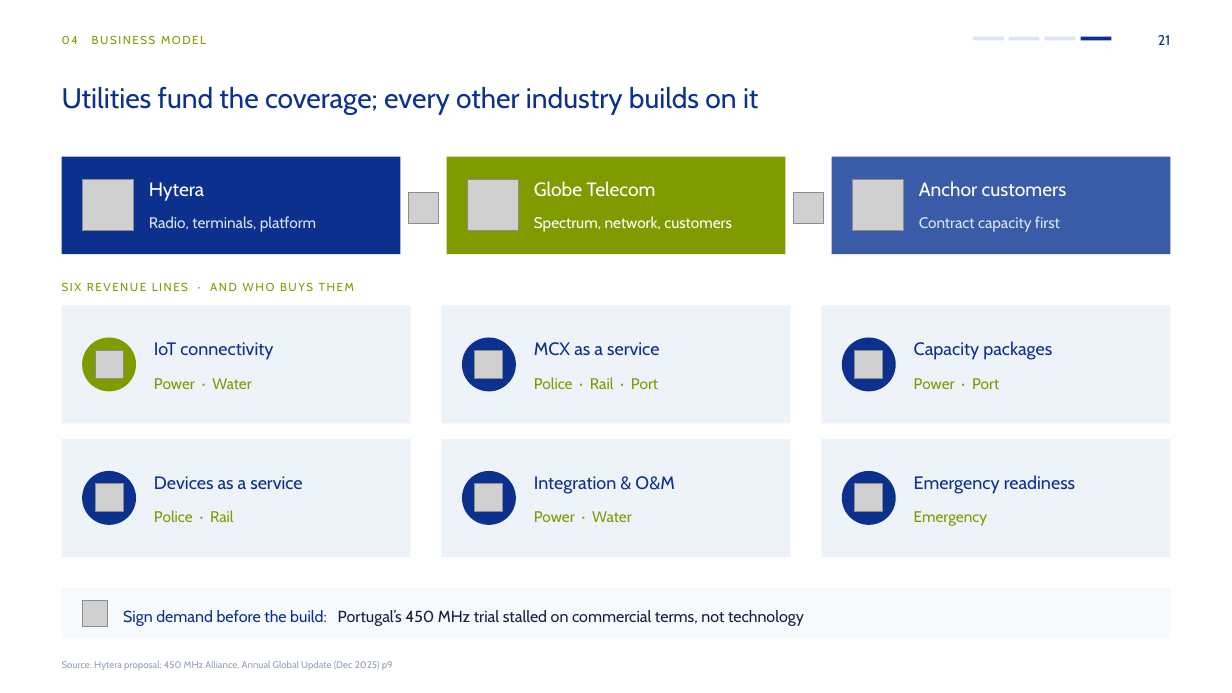
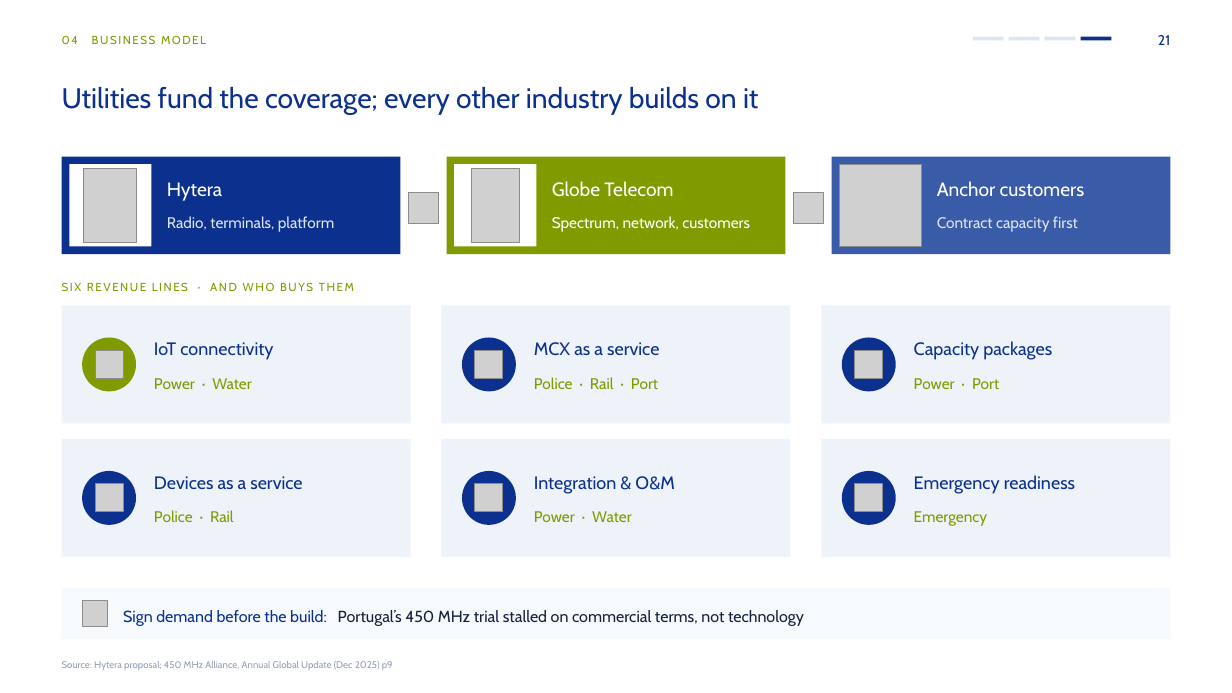
Before and after one commit to mearneste4-max/Philippines-450M, a slide deck: slide 21 of 01_交付物/菲律宾450M方案_v8.pptx. Drawn at 1232x693 pixels with LibreOffice and Linux fonts; fonts in the diff are those of the drawing; grey boxes stand for pictures. Boxes give left, top, right and bottom in pixels: in the first picture for what was removed or moved away, otherwise in the second. Text is boxed around its words. In the diff, an @@ line names an element or a change of style, - is before the commit and + after.

```diff
--- a/01_交付物/菲律宾450M方案_v8.pptx
+++ b/01_交付物/菲律宾450M方案_v8.pptx
@@ rectangle added at box(69, 165, 152, 247), fill #FFFFFF @@
@@ picture: place and size @@
-picture at box(82, 179, 134, 231)
+picture at box(84, 168, 138, 243)
@@ text "Hytera": place and size @@
-text "Hytera" at box(149, 182, 204, 200)
+text "Hytera" at box(167, 182, 222, 200)
@@ rectangle added at box(455, 165, 537, 247), fill #FFFFFF @@
@@ picture: place and size @@
-picture at box(468, 179, 519, 231)
+picture at box(471, 168, 518, 243)
@@ text "Globe Telecom": place and size @@
-text "Globe Telecom" at box(534, 181, 656, 197)
+text "Globe Telecom" at box(552, 181, 673, 197)
@@ picture added at box(839, 165, 921, 247) @@
@@ picture removed at box(852, 179, 904, 231) @@
@@ text "Anchor customers": place and size @@
-text "Anchor customers" at box(919, 181, 1067, 196)
+text "Anchor customers" at box(937, 181, 1085, 196)
@@ text "Radio, terminals, platform": place and size @@
-text "Radio, terminals, platform" at box(149, 216, 316, 232)
+text "Radio, terminals, platform" at box(167, 216, 334, 232)
@@ text "Spectrum, network, customers": place and size @@
-text "Spectrum, network, customers" at box(534, 216, 732, 232)
+text "Spectrum, network, customers" at box(552, 216, 750, 232)
@@ text "Contract capacity first": place and size @@
-text "Contract capacity first" at box(919, 216, 1060, 232)
+text "Contract capacity first" at box(937, 216, 1078, 232)
```
Also in this commit, not shown: 3 other slides changed, 8 other files.
